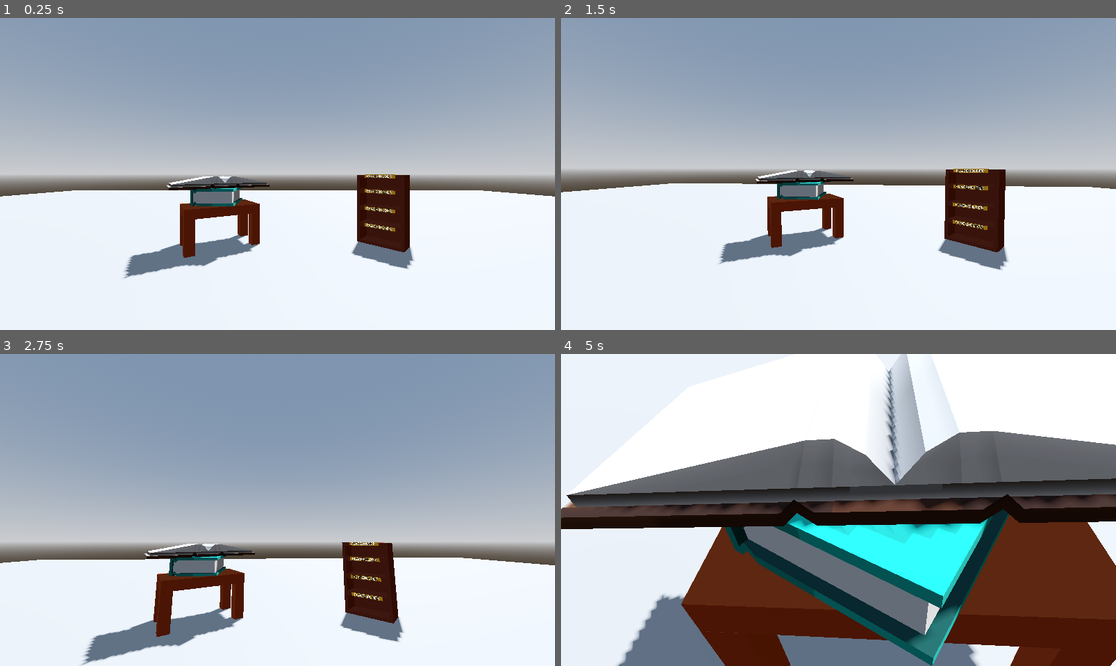
Above: before the commit, frames 1-4 (two rows, left to right).
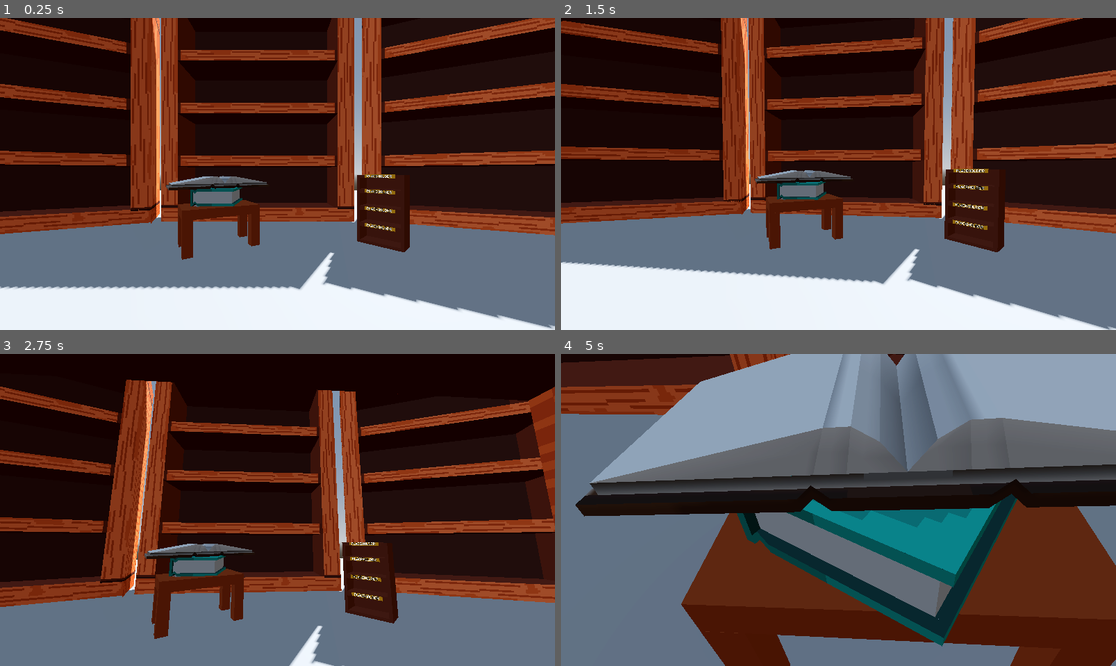
Above: after the commit, the same moments.

Repository: AJaxx86/make-anything-jam-26
Game: Godot game, scene res://world.tscn
The game is run twice, just before and just after one commit, with the same random seed, the same clock (stepped at 60 frames per second) and the same inputs.
Inputs (mouse positions are in pixels of both pictures, inside the frame that each line leads up to):
- Up to frame 1 (0.25 s): no input
- Up to frame 2 (1.5 s): tap Enter at 0.5 s; move the mouse to (960, 158) at 0.52 s; press the mouse at (960, 158) at 0.53 s; move the mouse to (727, 189) at 1.27 s; release the mouse at (727, 189) at 1.28 s; click (727, 189) at 1.35 s
- Up to frame 3 (2.75 s): move the mouse to (333, 441) at 2.02 s; press the mouse at (333, 441) at 2.03 s
- Up to frame 4 (5 s): move the mouse to (810, 572) at 2.77 s; release the mouse at (810, 572) at 2.78 s; click (810, 572) at 2.85 s; move the mouse to (1005, 556) at 3.52 s; press the mouse at (1005, 556) at 3.53 s; move the mouse to (672, 463) at 4.27 s; release the mouse at (672, 463) at 4.28 s; click (672, 463) at 4.35 s

The runs differ from the first frame. In frame 1, 82% of the frame differs, in the area x 0-100%, y 0-100%; in frame 2, 78%; in frame 3, 92%; in frame 4, 66%.

Commit message:
Table and Shelves

Diff:
--- a/world.tscn
+++ b/world.tscn
@@ -9,6 +9,10 @@
 [ext_resource type="ArrayMesh" uid="uid://c76ngjvbo0cmx" path="res://books/Book.obj" id="7_gbfbk"]
 [ext_resource type="Texture2D" uid="uid://c8nrwdbe4a2d2" path="res://books/Brown Open Book.png" id="8_ioo17"]
 [ext_resource type="ArrayMesh" uid="uid://dfy5juue45kgs" path="res://books/OpenBook.obj" id="9_wse8f"]
+[ext_resource type="Texture2D" uid="uid://dddytmdbnhlo1" path="res://furniture/Table.png" id="10_ic0uy"]
+[ext_resource type="ArrayMesh" uid="uid://cwuji7apwbarb" path="res://furniture/Table.obj" id="11_k3n1d"]
+[ext_resource type="Texture2D" uid="uid://cpx43tvbyp0li" path="res://furniture/Bookcase.png" id="12_2o6r5"]
+[ext_resource type="ArrayMesh" uid="uid://b73whsgjsxdv7" path="res://furniture/Bookcase.obj" id="13_70uel"]
 
 [sub_resource type="ProceduralSkyMaterial" id="ProceduralSkyMaterial_f3sb7"]
 sky_horizon_color = Color(0.66224277, 0.6717428, 0.6867428, 1)
@@ -29,6 +33,14 @@
 
 [sub_resource type="StandardMaterial3D" id="StandardMaterial3D_ic0uy"]
 albedo_texture = ExtResource("8_ioo17")
+
+[sub_resource type="StandardMaterial3D" id="StandardMaterial3D_2o6r5"]
+albedo_texture = ExtResource("10_ic0uy")
+texture_filter = 0
+
+[sub_resource type="StandardMaterial3D" id="StandardMaterial3D_hiqwa"]
+albedo_texture = ExtResource("12_2o6r5")
+texture_filter = 0
 
 [node name="World" type="Node3D" unique_id=921156161]
 
@@ -64,7 +76,7 @@
 transform = Transform3D(0.7071067, 0, -0.7071067, 0, 1, 0, 0.7071067, 0, 0.7071067, 3.0408654, 0.9486022, -5.8778586)
 
 [node name="Table" parent="." unique_id=1557502727 instance=ExtResource("5_036b0")]
-transform = Transform3D(0.8660254, 0, 0.5, 0, 1, 0, -0.5, 0, 0.8660254, -1.6794432, -0.017860532, -5.9000406)
+transform = Transform3D(0.8660254, 0, 0.5, 0, 1, 0, -0.5, 0, 0.8660254, -1.6794432, -0.017860532, -5.8098774)
 
 [node name="BlueBook" type="MeshInstance3D" parent="." unique_id=319605600]
 transform = Transform3D(1, 0, 0, 0, 1, 0, 0, 0, 1, -1.9436346, 1.2084367, -6.428647)
@@ -75,3 +87,43 @@
 transform = Transform3D(0.8587359, 0, 0.5124184, 0, 1, 0, -0.5124184, 0, 0.8587359, -1.4609131, 1.6567796, -6.8331165)
 material_override = SubResource("StandardMaterial3D_ic0uy")
 mesh = ExtResource("9_wse8f")
+
+[node name="Table2" type="MeshInstance3D" parent="." unique_id=1975926018]
+transform = Transform3D(1, 0, 0, 0, 1, 0, 0, 0, 1, -3.496983, 3.4696918, 1.7354867)
+material_override = SubResource("StandardMaterial3D_2o6r5")
+mesh = ExtResource("11_k3n1d")
+
+[node name="Table3" type="MeshInstance3D" parent="." unique_id=2103622858]
+transform = Transform3D(-0.00067345693, 0, -0.99999976, 0, 1, 0, 0.99999976, 0, -0.00067345693, -18.393593, 3.4696918, 2.5403004)
+material_override = SubResource("StandardMaterial3D_2o6r5")
+mesh = ExtResource("11_k3n1d")
+
+[node name="Table4" type="MeshInstance3D" parent="." unique_id=1161666269]
+transform = Transform3D(-0.00067345693, 0, -0.99999976, 0, 1, 0, 0.99999976, 0, -0.00067345693, 13.952927, 3.4696918, 2.5403004)
+material_override = SubResource("StandardMaterial3D_2o6r5")
+mesh = ExtResource("11_k3n1d")
+
+[node name="Bookcase" type="MeshInstance3D" parent="." unique_id=1879785063]
+transform = Transform3D(1, 0, 0, 0, 1, 0, 0, 0, 1, -4.823454, 0.012500763, -10.661022)
+material_override = SubResource("StandardMaterial3D_hiqwa")
+mesh = ExtResource("13_70uel")
+
+[node name="Bookcase3" type="MeshInstance3D" parent="." unique_id=725590492]
+transform = Transform3D(0.9320828, 0, -0.3622452, 0, 1, 0, 0.3622452, 0, 0.9320828, 4.424139, 0.012500763, -10.661022)
+material_override = SubResource("StandardMaterial3D_hiqwa")
+mesh = ExtResource("13_70uel")
+
+[node name="Bookcase5" type="MeshInstance3D" parent="." unique_id=679659495]
+transform = Transform3D(0.72398466, 0, -0.689816, 0, 1, 0, 0.689816, 0, 0.72398466, 12.6374655, 0.012500763, -6.5599127)
+material_override = SubResource("StandardMaterial3D_hiqwa")
+mesh = ExtResource("13_70uel")
+
+[node name="Bookcase2" type="MeshInstance3D" parent="." unique_id=2071996897]
+transform = Transform3D(0.9266473, 0, 0.37593174, 0, 1, 0, -0.37593174, 0, 0.9266473, -13.395485, 0.012500763, -7.304091)
+material_override = SubResource("StandardMaterial3D_hiqwa")
+mesh = ExtResource("13_70uel")
+
+[node name="Bookcase4" type="MeshInstance3D" parent="." unique_id=1267181329]
+transform = Transform3D(0.6697622, 0, 0.74257576, 0, 1, 0, -0.74257576, 0, 0.6697622, -19.66113, 0.012500763, -0.46438742)
+material_override = SubResource("StandardMaterial3D_hiqwa")
+mesh = ExtResource("13_70uel")
Not shown, added: furniture/Bookcase.obj
Not shown, added: furniture/Bookcase.obj.import
Binary file added: furniture/Bookcase.png
Not shown, added: furniture/Bookcase.png.import
Binary file added: furniture/Table.aseprite
Not shown, added: furniture/Table.obj
Not shown, added: furniture/Table.obj.import
Binary file added: furniture/Table.png
Not shown, added: furniture/Table.png.import
